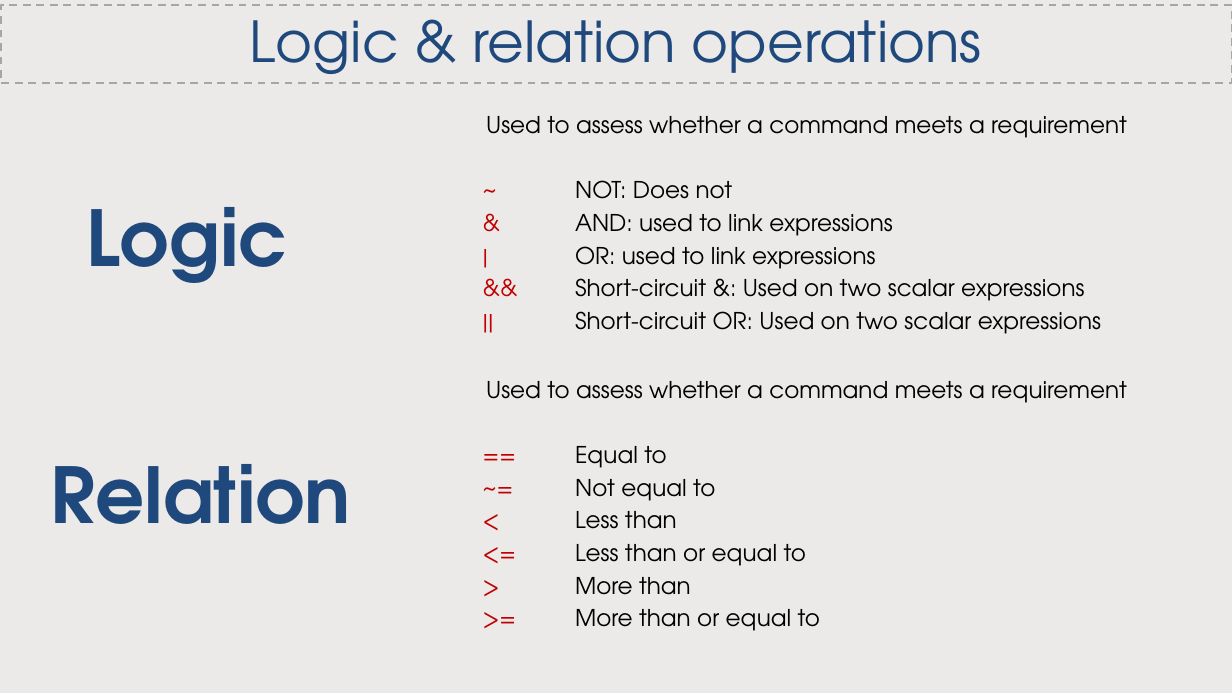
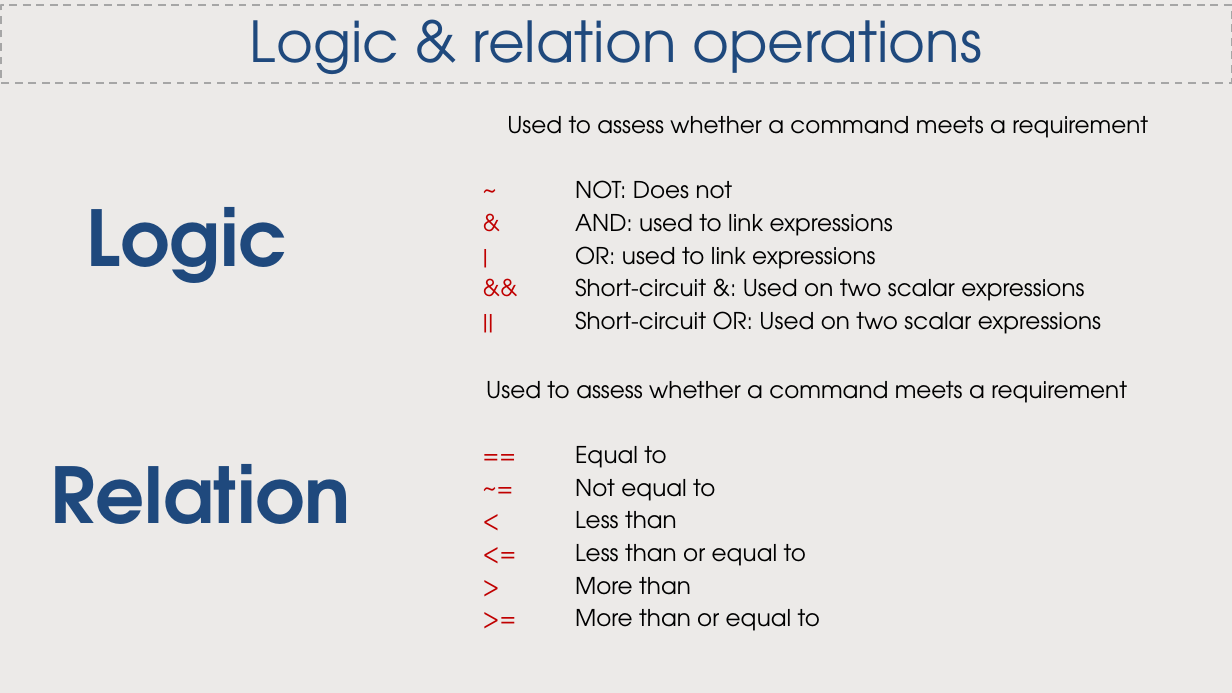
Before and after one commit to CatchmentSci/GEO8026, a slide deck: slide 16 of Block 01/slides/GEO8026_2022_23_Lecture1.pptx. Drawn at 1232x693 pixels with LibreOffice and Linux fonts; fonts in the diff are those of the drawing. Boxes give left, top, right and bottom in pixels: in the first picture for what was removed or moved away, otherwise in the second. Text is boxed around its words. In the diff, an @@ line names an element or a change of style, - is before the commit and + after.

```diff
--- a/Block 01/slides/GEO8026_2022_23_Lecture1.pptx
+++ b/Block 01/slides/GEO8026_2022_23_Lecture1.pptx
@@ text "Used to assess whether a ...": place and size @@
-text "Used to assess whether a ..." at [486,116,1127,334]
+text "Used to assess whether a ..." at [507,116,1148,334]
```
Also in this commit, not shown: 12 other slides changed, 5 other files.
